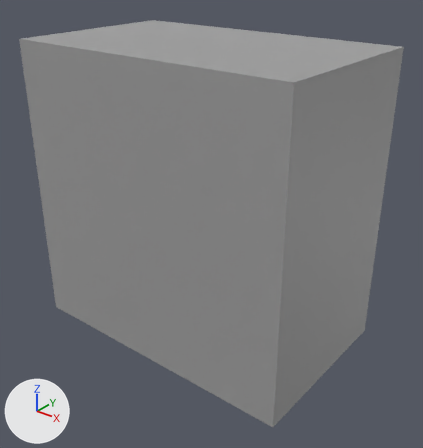
Two versions of the glTF model print_parts/01_base_and_j1/.005_BaseFoot_MM.step.glb, one commit apart.
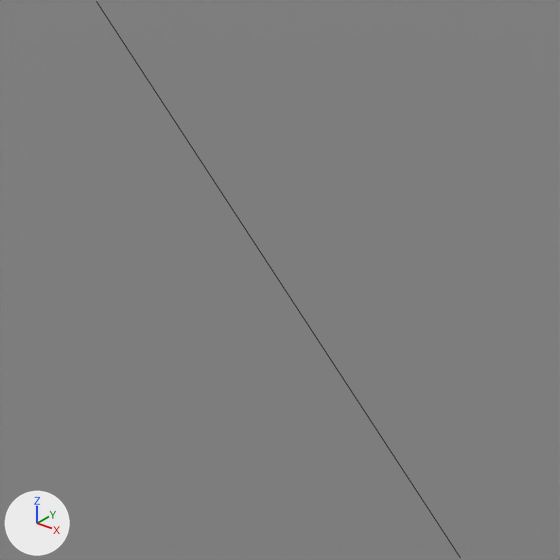
Each version appears first whole from a camera (50 mm lens) standing at (-0.0301, -0.0267, -0.0393) and looking at (-0.057, 0.0068, -0.0601), and next in a close-up on the part from 16% to 45% of the width and 33% to 60% of the height. The lights are fixed; the arrows at lower left show +X, +Y and +Z. The older version's two pictures come first. The close-ups show mesh edges as thin lines. Vertices at exactly the same position are counted once.

Objects in the first close-up: 'o1'.
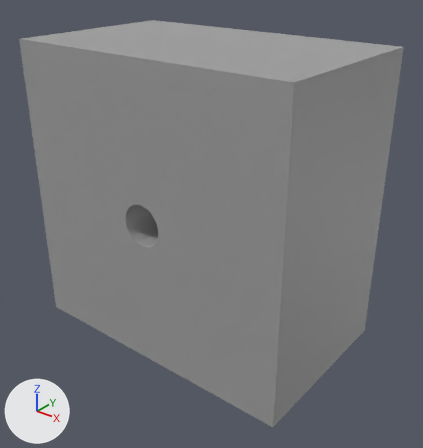
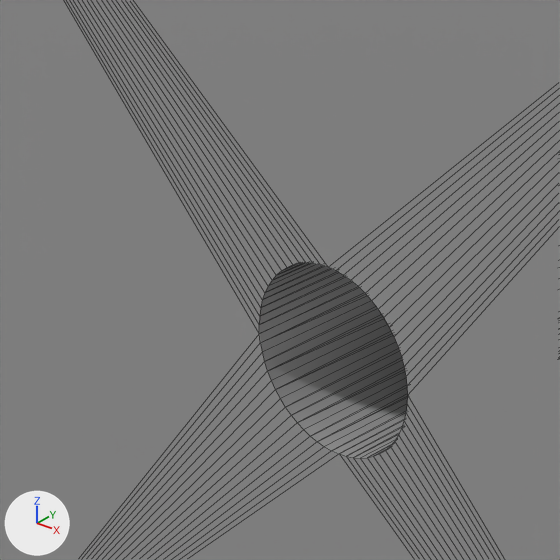
Where the change shows, as pixel boxes [x1, y1, x2, y2] in the close-ups (560 x 560 px):
part 1 of me_export_tmp_print_v010u_p016_basefoot_mm, cut back: [60, 0, 560, 560] in both

The change, as a diff of the scene's bpy script:
```diff
--- a/print_parts/01_base_and_j1/.005_BaseFoot_MM.step.glb.py
+++ b/print_parts/01_base_and_j1/.005_BaseFoot_MM.step.glb.py
@@ me_export_tmp_print_v010u_p016_basefoot_mm @@
 # used by ob_o1; location = (0.0, 0.0, 0.0)
-me_export_tmp_print_v010u_p016_basefoot_mm.from_pydata(...)  # 8 vertices, 12 faces; spans x -0.07..-0.046, y 0.0..0.0145, z -0.07..-0.046
+me_export_tmp_print_v010u_p016_basefoot_mm.from_pydata(...)  # 134 vertices, 264 faces; spans x -0.07..-0.046, y 0.0..0.0145, z -0.07..-0.046
+# me_export_tmp_print_v010u_p016_basefoot_mm part 1
+# 2 faces are deleted
+# 63 vertices are added at x -0.0597..-0.0564, y 0.0, z -0.0596..-0.0564
+# 63 new vertices lie (0.0, 0.011, 0.0) away from vertices in x -0.0597..-0.0564, y 0.0, z -0.0596..-0.0564
+# 254 new faces join them
 me_export_tmp_print_v010u_p016_basefoot_mm.materials.append(mat_material_0)
```
